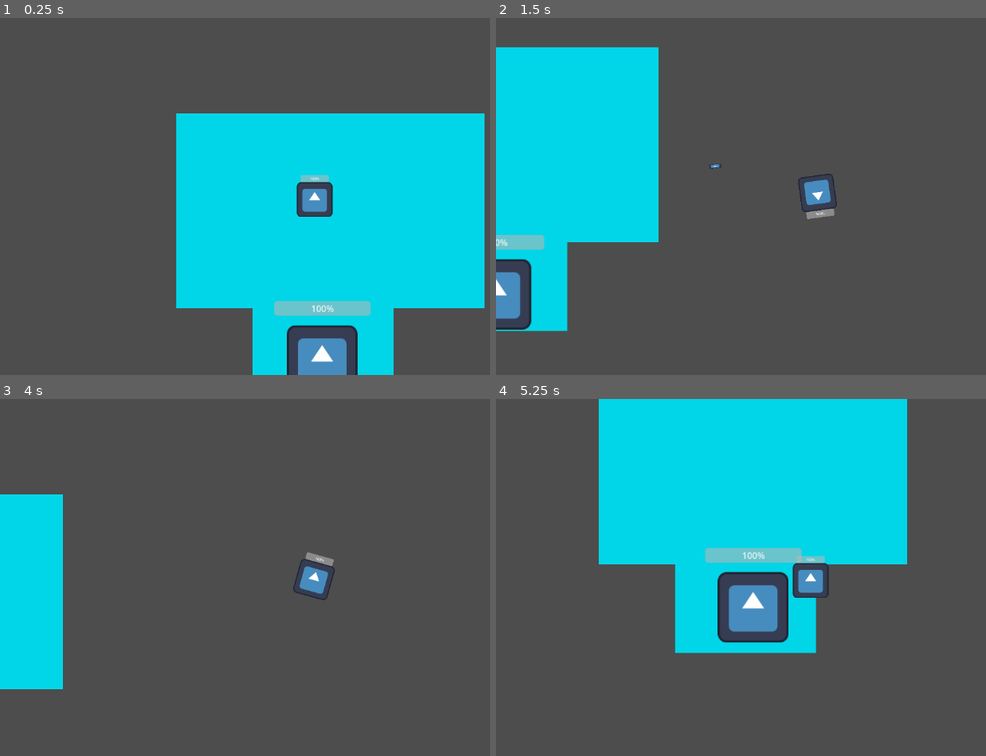
Above: before the commit, frames 1-4 (two rows, left to right).
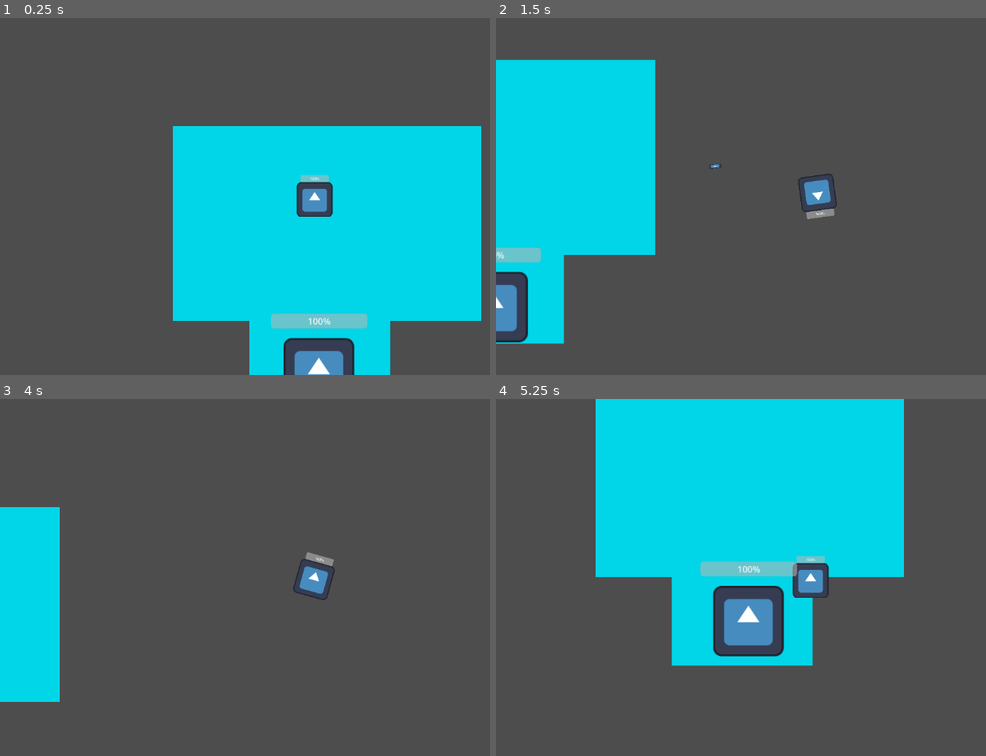
Above: after the commit, the same moments.

Repository: iListenToSludge/Pizza-Interactive
Game: Godot game, scene res://resturaunt.tscn
Same seed, same stepped clock (60 frames per second), same inputs: the game is played once before the commit and once after it. This scene is started directly instead of the project's main scene. The engine's default icon, where the game draws it, is replaced by a stand-in: a white triangle on a blue panel in a dark square.
Inputs (mouse positions are in pixels of both pictures, inside the frame that each line leads up to):
- Up to frame 1 (0.25 s): no input
- Up to frame 2 (1.5 s): tap Enter at 0.5 s; move the mouse to (956, 178) at 0.52 s; hold D (move right) 0.53-1.28 s; tap Shift (dash) at 0.6 s; move the mouse to (687, 214) at 1.27 s; hold S (move down) from 1.28 s (still down); click (687, 214) at 1.35 s
- Up to frame 3 (4 s): move the mouse to (382, 498) at 2.02 s; release S (move down) at 2.03 s; hold D (move right) 2.03-2.78 s; tap Shift (dash) at 2.1, 3.6 s; tap Space at 2.75 s; move the mouse to (284, 648) at 2.77 s; hold W (move up) 2.78-3.53 s; click (284, 648) at 2.85 s; tap Enter at 3.5 s; move the mouse to (outside the picture) at 3.52 s; hold A (move left) from 3.53 s (still down)
- Up to frame 4 (5.25 s): move the mouse to (623, 523) at 4.27 s; click (623, 523) at 4.35 s; move the mouse to (843, 577) at 5.02 s; release A (move left) at 5.03 s; hold S (move down) from 5.03 s (still down); tap Shift (dash) at 5.1 s

The runs differ from the first frame. In frame 1, 7.2% of the frame differs, in the area x 35-100%, y 26-100%; in frame 2, 4.4%; in frame 3, 1.2%; in frame 4, 7.0%.

Commit message:
Update resturaunt.tscn

Diff:
--- a/pizza-interactive/resturaunt.tscn
+++ b/pizza-interactive/resturaunt.tscn
@@ -47,7 +47,7 @@
 color = Color(0.958692, 0.83814794, 0.91022235, 1)
 
 [node name="CharacterBody2D" parent="." instance=ExtResource("2_0eybj")]
-position = Vector2(551, 243)
+position = Vector2(557.00006, 220)
 scale = Vector2(0.39880437, 0.40742108)
 
 [node name="Camera2D" type="Camera2D" parent="CharacterBody2D"]
